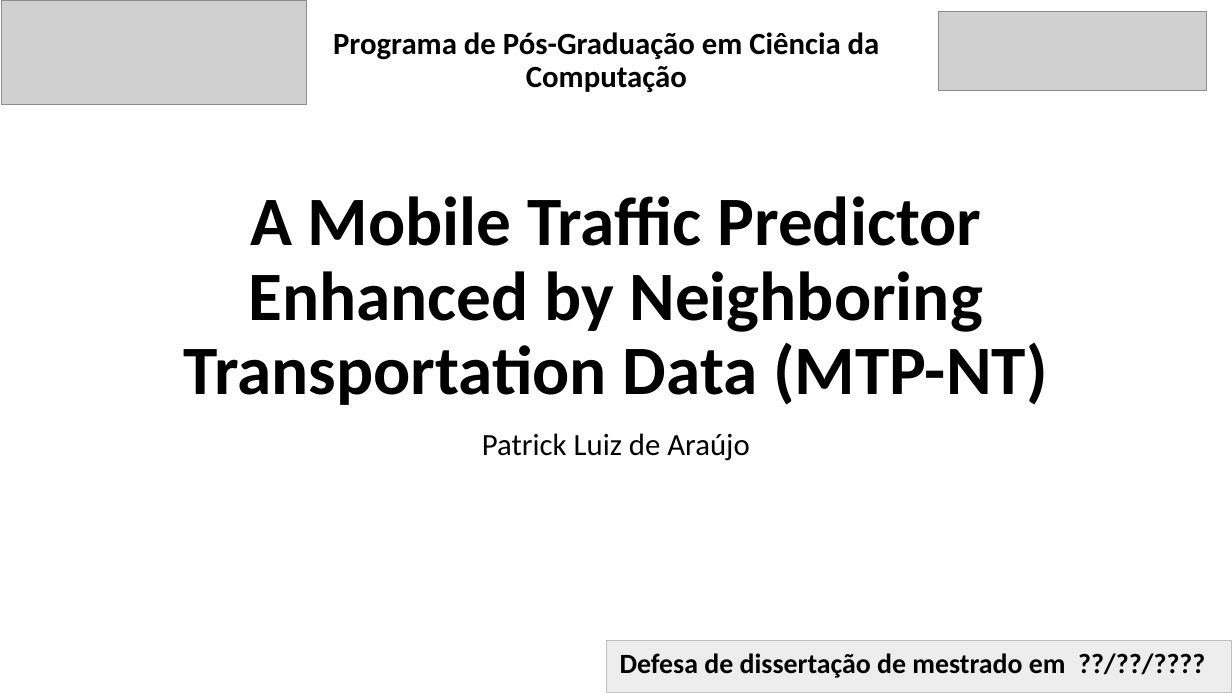
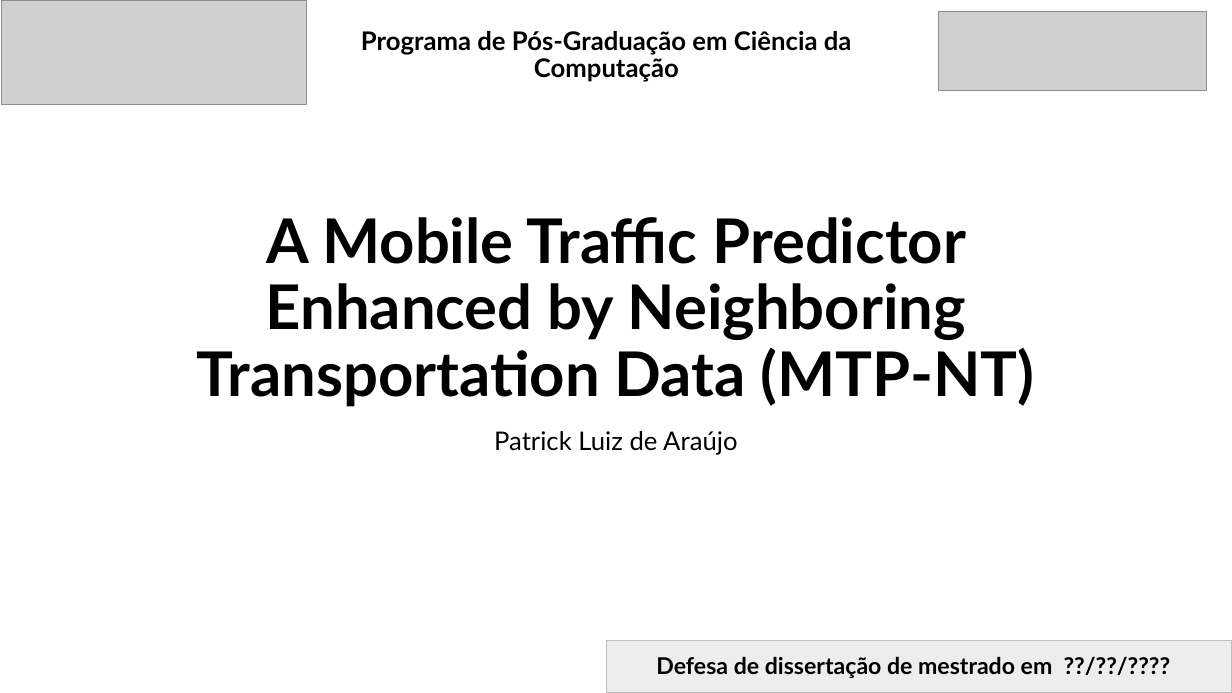
Before and after one commit to PatrickLdA/milan-telecom-analysis, a slide deck: slide 1 of defesa.pptx. Drawn at 1232x693 pixels with LibreOffice and Linux fonts; fonts in the diff are those of the drawing; grey boxes stand for pictures. Boxes give left, top, right and bottom in pixels: in the first picture for what was removed or moved away, otherwise in the second. Text is boxed around its words. In the diff, an @@ line names an element or a change of style, - is before the commit and + after.

Commit message:
Defesa pt3

```diff
--- a/defesa.pptx
+++ b/defesa.pptx
@@ text "Programa de Pós-Graduação em Ciência ..." at (x1=361, y1=31, x2=852, y2=82): size 24 to 20 pt, font Calibri to Lato @@
@@ title "A Mobile Traffic Predictor Enhanced ..." at (x1=197, y1=217, x2=1035, y2=407): size 54 to 48 pt, font Calibri to Lato @@
@@ subtitle "Patrick Luiz de Araújo" at (x1=494, y1=431, x2=737, y2=455): size 24 to 20 pt, font Calibri to Lato @@
@@ rectangle "Defesa de dissertação de mestrado ..." at (x1=606, y1=640, x2=1232, y2=692): size 21.7 to 18 pt, font Calibri to Lato; line spacing 0.7 to 0.9 @@
```
Also in this commit, not shown: 4 other slides changed, 3 slides added.
